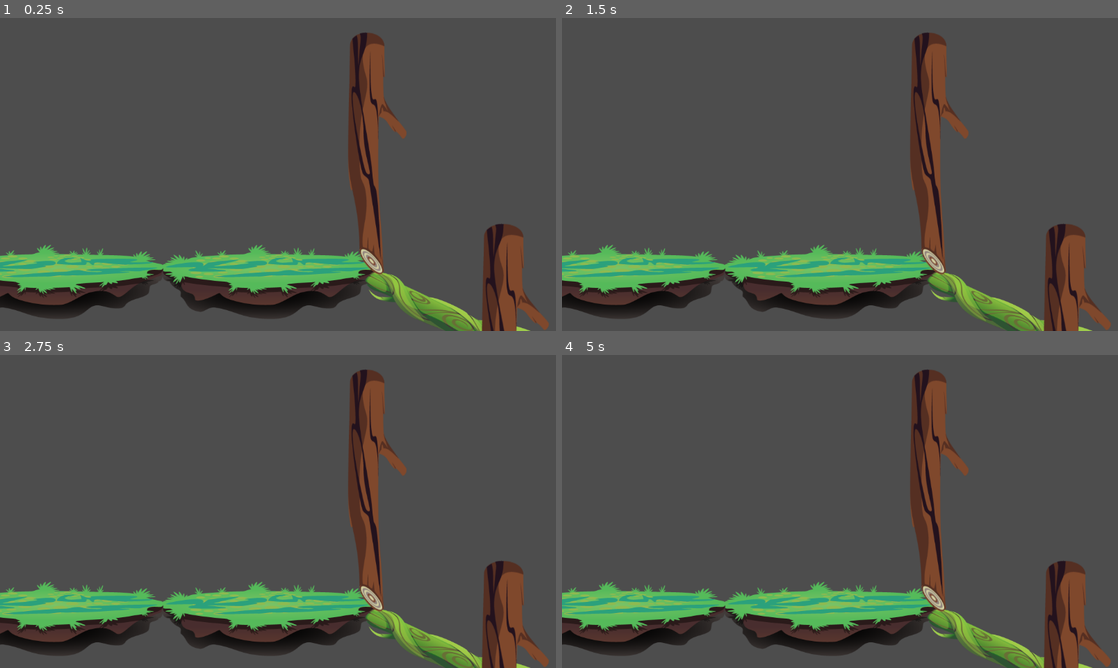
Above: before the commit, frames 1-4 (two rows, left to right).
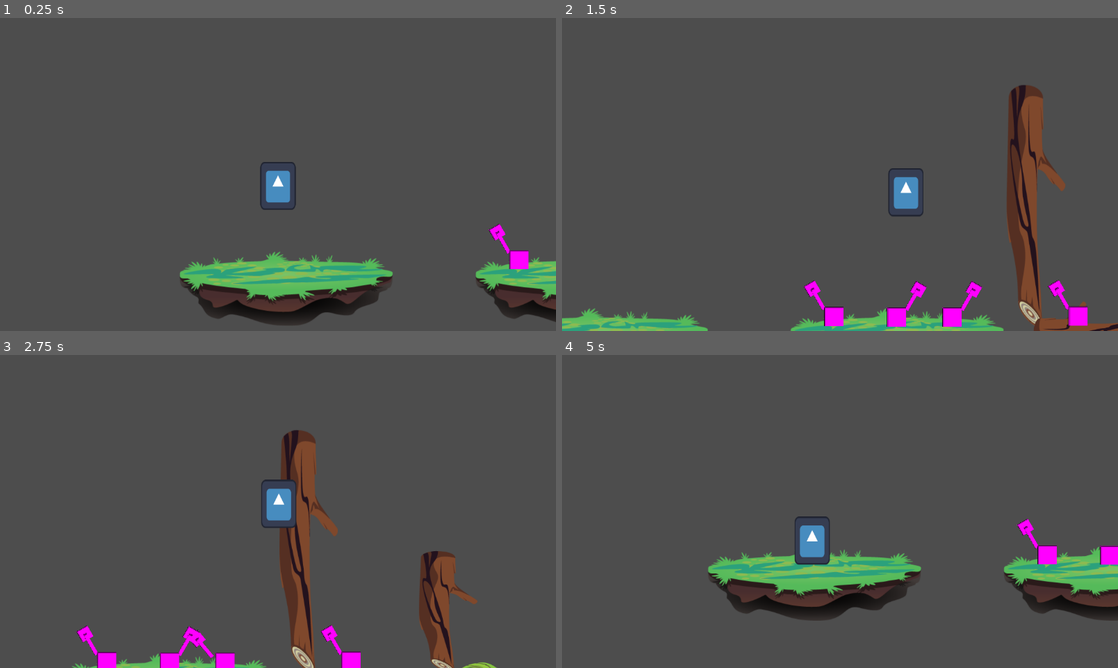
Above: after the commit, the same moments.

Repository: benitsch/Ludum-Dare-58
Game: Godot game, scene res://chris/riddle1.tscn
Same seed, same stepped clock (60 frames per second), same inputs: the game is played once before the commit and once after it. This scene is started directly instead of the project's main scene. The engine's default icon, where the game draws it, is replaced by a stand-in: a white triangle on a blue panel in a dark square.
Inputs (mouse positions are in pixels of both pictures, inside the frame that each line leads up to):
- Up to frame 1 (0.25 s): no input
- Up to frame 2 (1.5 s): tap Enter (ui_accept) at 0.5 s; move the mouse to (962, 158) at 0.52 s; hold Right (move_right) 0.53-1.25 s; hold Space (jump) 0.53-1.25 s; click (962, 158) at 0.67 s; drag from (728, 190) to (812, 237) at 1.27 s
- Up to frame 3 (2.75 s): move the mouse to (333, 442) at 2.02 s; hold Right (move_right) from 2.03 s (still down); hold Space (jump) from 2.03 s (still down)
- Up to frame 4 (5 s): release Right (move_right) at 2.75 s; release Space (jump) at 2.75 s; drag from (812, 574) to (673, 464) at 2.77 s; move the mouse to (1006, 558) at 3.52 s; hold A (move_left) 3.53-4.25 s; hold Space (jump) 3.53-4.25 s; drag from (673, 464) to (756, 433) at 4.27 s

The runs differ from the first frame. In frame 1, 20% of the frame differs, in the area x 0-100%, y 4-100%; in frame 2, 27%; in frame 3, 26%; in frame 4, 26%.

Commit message:
repair broken riddle1

Diff:
--- a/chris/riddle1.tscn
+++ b/chris/riddle1.tscn
@@ -1,6 +1,6 @@
 [gd_scene load_steps=8 format=3 uid="uid://srxaeowd8ro0"]
 
-[ext_resource type="PackedScene" uid="uid://d1nv3xcwfjlhq" path="res://chris/Player1.tscn" id="1_ti3v4"]
+[ext_resource type="PackedScene" uid="uid://cdtfg486xo1je" path="res://Skunky/player.tscn" id="1_ti3v4"]
 [ext_resource type="Texture2D" uid="uid://dimcppqvicilx" path="res://assets/platform/Pad_1_3.png" id="2_5gif7"]
 [ext_resource type="PackedScene" uid="uid://bd1svudgtdt5c" path="res://chris/Rotating_Wall.tscn" id="2_njl0v"]
 [ext_resource type="PackedScene" uid="uid://kg2c7ccba5ap" path="res://chris/Toggle.tscn" id="3_bmgbt"]
@@ -12,16 +12,20 @@
 
 [node name="Riddle1" type="Node2D"]
 
-[node name="Player1" parent="." instance=ExtResource("1_ti3v4")]
+[node name="Player2" parent="." instance=ExtResource("1_ti3v4")]
 z_index = 1
-position = Vector2(172, 396)
-scale = Vector2(1.1455555, 1)
-jump_available = false
+position = Vector2(101.000015, 296.00003)
+scale = Vector2(0.57277775, 0.437)
+collision_mask = 7
+
+[node name="Camera2D" type="Camera2D" parent="Player2"]
+position_smoothing_enabled = true
+rotation_smoothing_enabled = true
 
 [node name="Statics" type="Node2D" parent="."]
 
 [node name="StaticBody2D" type="StaticBody2D" parent="Statics"]
-position = Vector2(556, 517)
+position = Vector2(731, 517)
 
 [node name="Sprite2D" type="Sprite2D" parent="Statics/StaticBody2D"]
 position = Vector2(0, 29)
@@ -49,8 +53,7 @@
 metadata/_edit_lock_ = true
 
 [node name="StaticBody2D2" type="StaticBody2D" parent="Statics"]
-position = Vector2(961.00006, 621.00006)
-rotation = 0.37382835
+position = Vector2(1547, 517)
 
 [node name="Sprite2D" type="Sprite2D" parent="Statics/StaticBody2D2"]
 position = Vector2(1.00004, 13.999999)
@@ -63,7 +66,7 @@
 metadata/_edit_lock_ = true
 
 [node name="StaticBody2D4" type="StaticBody2D" parent="Statics"]
-position = Vector2(1388, 702)
+position = Vector2(2062, 517)
 
 [node name="Sprite2D" type="Sprite2D" parent="Statics/StaticBody2D4"]
 position = Vector2(1.00004, 13.999999)
@@ -75,98 +78,44 @@
 shape = SubResource("RectangleShape2D_0rpyq")
 metadata/_edit_lock_ = true
 
-[node name="StaticBody2D5" type="StaticBody2D" parent="Statics"]
-position = Vector2(1788, 885)
-
-[node name="Sprite2D" type="Sprite2D" parent="Statics/StaticBody2D5"]
-position = Vector2(1.00004, 13.999999)
-scale = Vector2(1.0403804, 0.6771658)
-texture = ExtResource("3_hn2hk")
-metadata/_edit_lock_ = true
-
-[node name="CollisionShape2D" type="CollisionShape2D" parent="Statics/StaticBody2D5"]
-shape = SubResource("RectangleShape2D_0rpyq")
-metadata/_edit_lock_ = true
-
-[node name="StaticBody2D6" type="StaticBody2D" parent="Statics"]
-position = Vector2(2205, 964)
-rotation = 0.37382835
-scale = Vector2(0.99999994, 0.99999994)
-
-[node name="Sprite2D" type="Sprite2D" parent="Statics/StaticBody2D6"]
-position = Vector2(1.00004, 13.999999)
-scale = Vector2(1.0403804, 0.6771658)
-texture = ExtResource("3_hn2hk")
-metadata/_edit_lock_ = true
-
-[node name="CollisionShape2D" type="CollisionShape2D" parent="Statics/StaticBody2D6"]
-shape = SubResource("RectangleShape2D_0rpyq")
-metadata/_edit_lock_ = true
-
-[node name="StaticBody2D7" type="StaticBody2D" parent="Statics"]
-position = Vector2(1370.0001, 964.0001)
-rotation = -0.37350047
-scale = Vector2(0.99999994, 0.99999994)
-
-[node name="Sprite2D" type="Sprite2D" parent="Statics/StaticBody2D7"]
-position = Vector2(1.00004, 13.999999)
-scale = Vector2(1.0403804, 0.6771658)
-texture = ExtResource("3_hn2hk")
-metadata/_edit_lock_ = true
-
-[node name="CollisionShape2D" type="CollisionShape2D" parent="Statics/StaticBody2D7"]
-shape = SubResource("RectangleShape2D_0rpyq")
-metadata/_edit_lock_ = true
-
-[node name="StaticBody2D8" type="StaticBody2D" parent="Statics"]
-position = Vector2(2630, 1047)
-
-[node name="Sprite2D" type="Sprite2D" parent="Statics/StaticBody2D8"]
-position = Vector2(1.00004, 13.999999)
-scale = Vector2(1.0403804, 0.6771658)
-texture = ExtResource("3_hn2hk")
-metadata/_edit_lock_ = true
-
-[node name="CollisionShape2D" type="CollisionShape2D" parent="Statics/StaticBody2D8"]
-shape = SubResource("RectangleShape2D_0rpyq")
-metadata/_edit_lock_ = true
-
 [node name="Wall Group 1" type="Node2D" parent="."]
 
 [node name="RotatingWall" parent="Wall Group 1" instance=ExtResource("2_njl0v")]
-position = Vector2(766, 41)
+position = Vector2(1003, 18)
 
 [node name="Toggle" parent="Wall Group 1" node_paths=PackedStringArray("target_wall") instance=ExtResource("3_bmgbt")]
-position = Vector2(-70, 506)
+position = Vector2(600, 507)
 target_wall = NodePath("../RotatingWall")
 
 [node name="Wall Group 2" type="Node2D" parent="."]
 
 [node name="RotatingWallSmall" parent="Wall Group 2" instance=ExtResource("4_bmgbt")]
-position = Vector2(2392, 799)
+position = Vector2(1024, 519)
 
 [node name="Toggle" parent="Wall Group 2" node_paths=PackedStringArray("target_wall") instance=ExtResource("3_bmgbt")]
-position = Vector2(1198, 1014)
+position = Vector2(845, 508)
 target_wall = NodePath("../RotatingWallSmall")
 rotation_direction = -90
+start_position_on = true
 
 [node name="Wall Group 3" type="Node2D" parent="."]
 
 [node name="RotatingWall" parent="Wall Group 3" instance=ExtResource("2_njl0v")]
-position = Vector2(2187, -7)
+position = Vector2(1292, 263)
 scale = Vector2(1, 0.5)
 
 [node name="Toggle" parent="Wall Group 3" node_paths=PackedStringArray("target_wall") instance=ExtResource("3_bmgbt")]
-position = Vector2(2001, 178)
+position = Vector2(1106, 506)
 target_wall = NodePath("../RotatingWall")
 rotation_direction = -90
-start_position_on = true
 
 [node name="Wall Group 4" type="Node2D" parent="."]
 
 [node name="RotatingWallSmall" parent="Wall Group 4" instance=ExtResource("4_bmgbt")]
-position = Vector2(1290, 749)
+position = Vector2(1024, 769)
 
 [node name="Toggle" parent="Wall Group 4" node_paths=PackedStringArray("target_wall") instance=ExtResource("3_bmgbt")]
-position = Vector2(2143, 923)
+position = Vector2(730, 508)
 target_wall = NodePath("../RotatingWallSmall")
+rotation_direction = -90
+start_position_on = true
Not shown, added: assets/Arts-WIP/Player–Body.png.import
Not shown, added: assets/Arts-WIP/Player–Wing–Right–bottom.png.import
Not shown, added: assets/Arts-WIP/Player–Wing–Right–top.png.import
Not shown, added: assets/Arts-WIP/Player–Wing–left–bottom.png.import
Not shown, added: assets/Arts-WIP/Player–Wing–left–top.png.import
